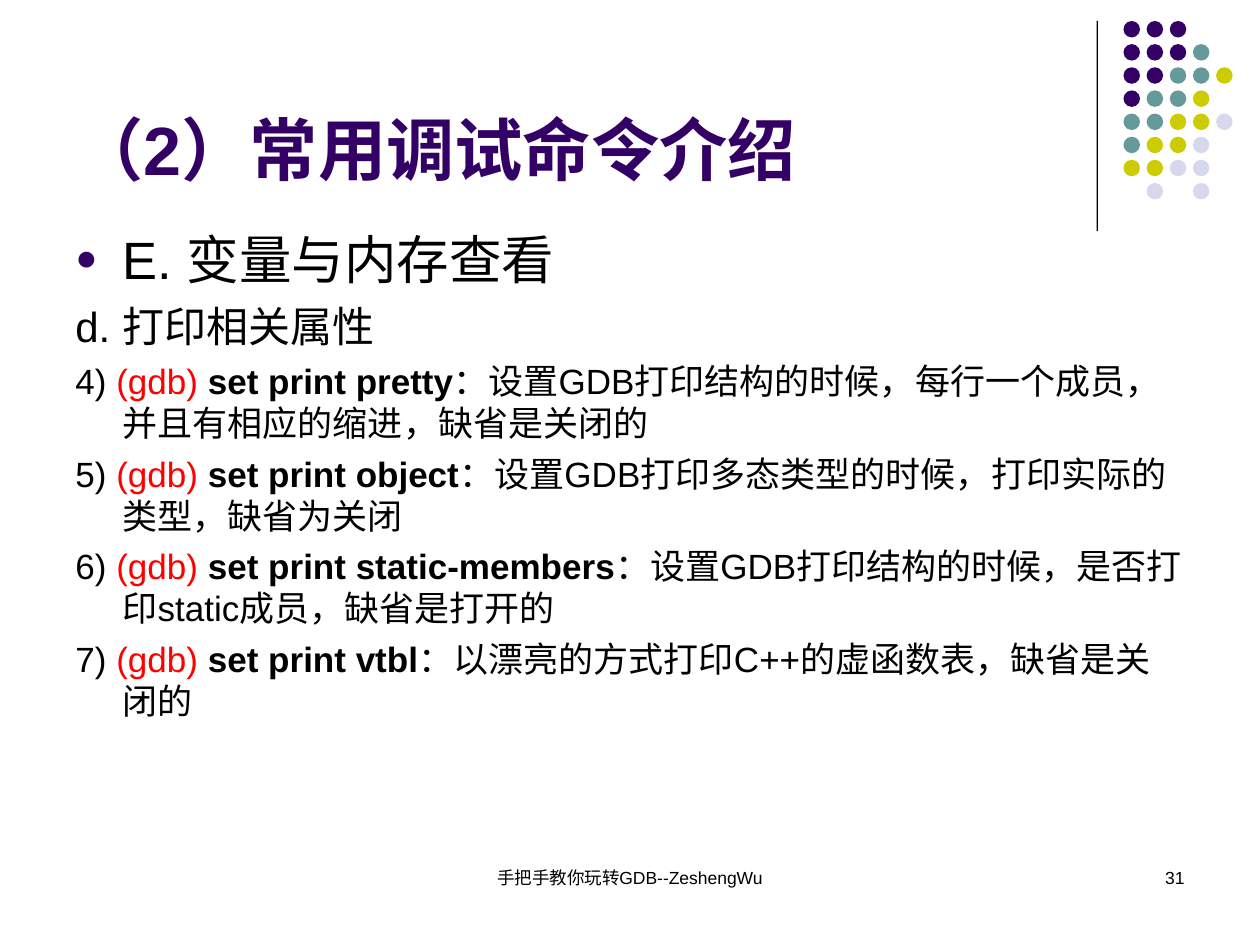
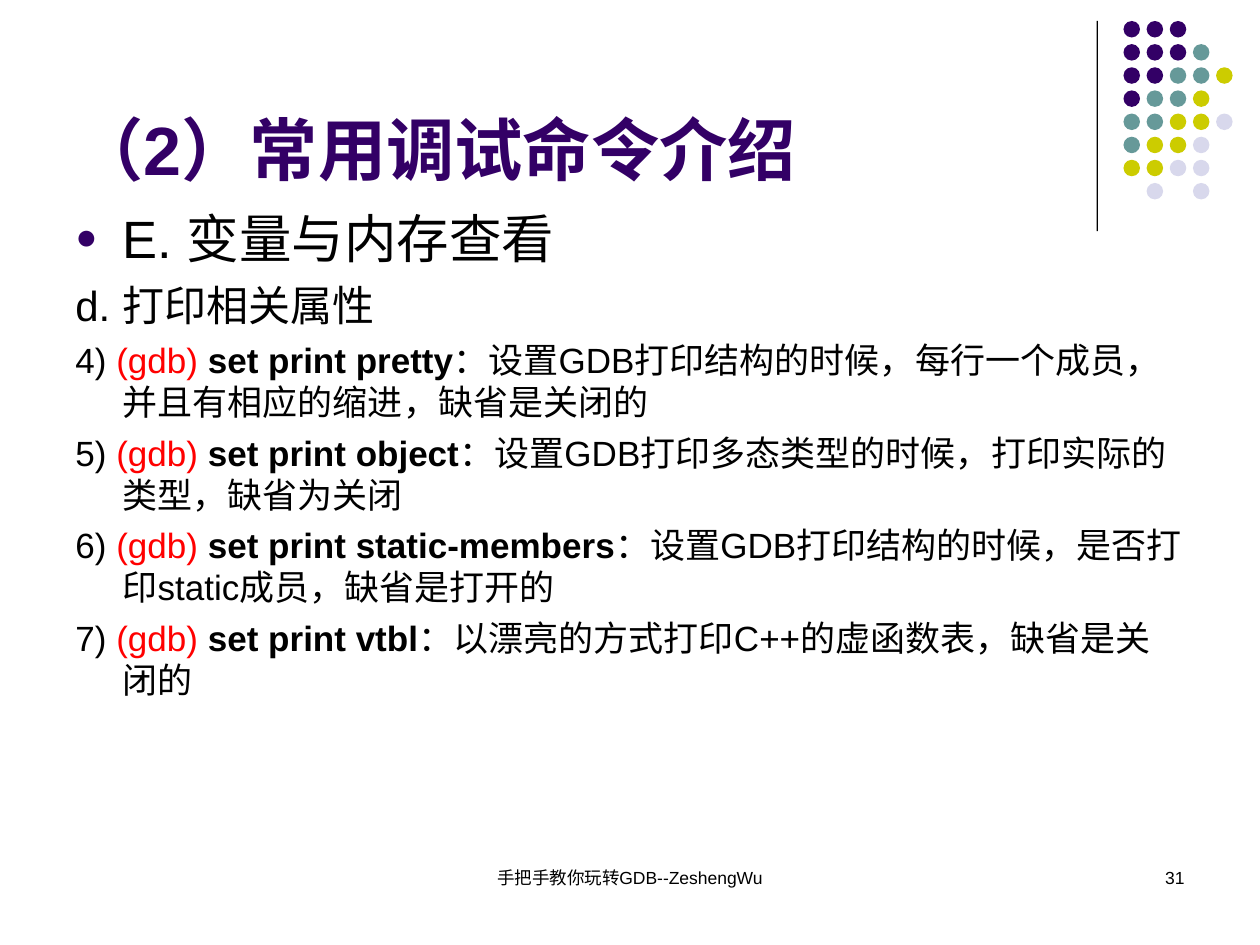
Before and after one commit to KublaikhanGeek/reactor, a slide deck: slide 31 of docs/手把手教你玩转GDB/手把手教你玩转GDB.ppt. Drawn at 1260x945 pixels with LibreOffice and Linux fonts; fonts in the diff are those of the drawing. Boxes give left, top, right and bottom in pixels: in the first picture for what was removed or moved away, otherwise in the second. Text is boxed around its words. In the diff, an @@ line names an element or a change of style, - is before the commit and + after.

```diff
--- a/docs/手把手教你玩转GDB/手把手教你玩转GDB.ppt
+++ b/docs/手把手教你玩转GDB/手把手教你玩转GDB.ppt
@@ text "E. 变量与内存查看": place and size @@
-text "E. 变量与内存查看" at <box>75,234,1182,717</box>
+text "E. 变量与内存查看" at <box>75,213,1182,696</box>
```
Also in this commit, not shown: 21 other slides changed, 1 slide added, 1 slide removed, 1 other file.
